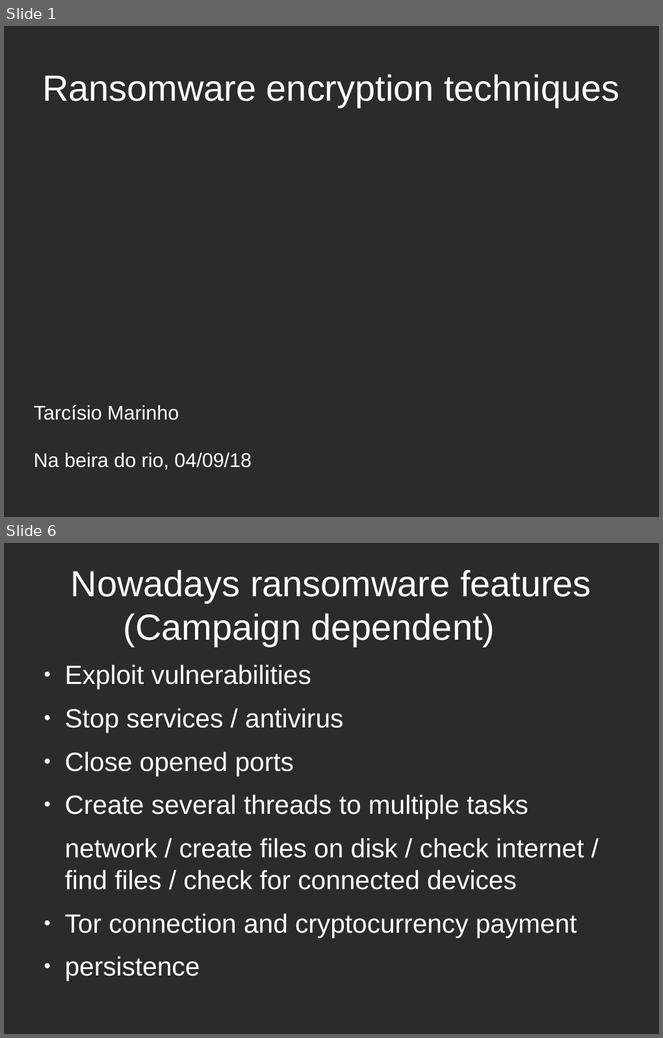
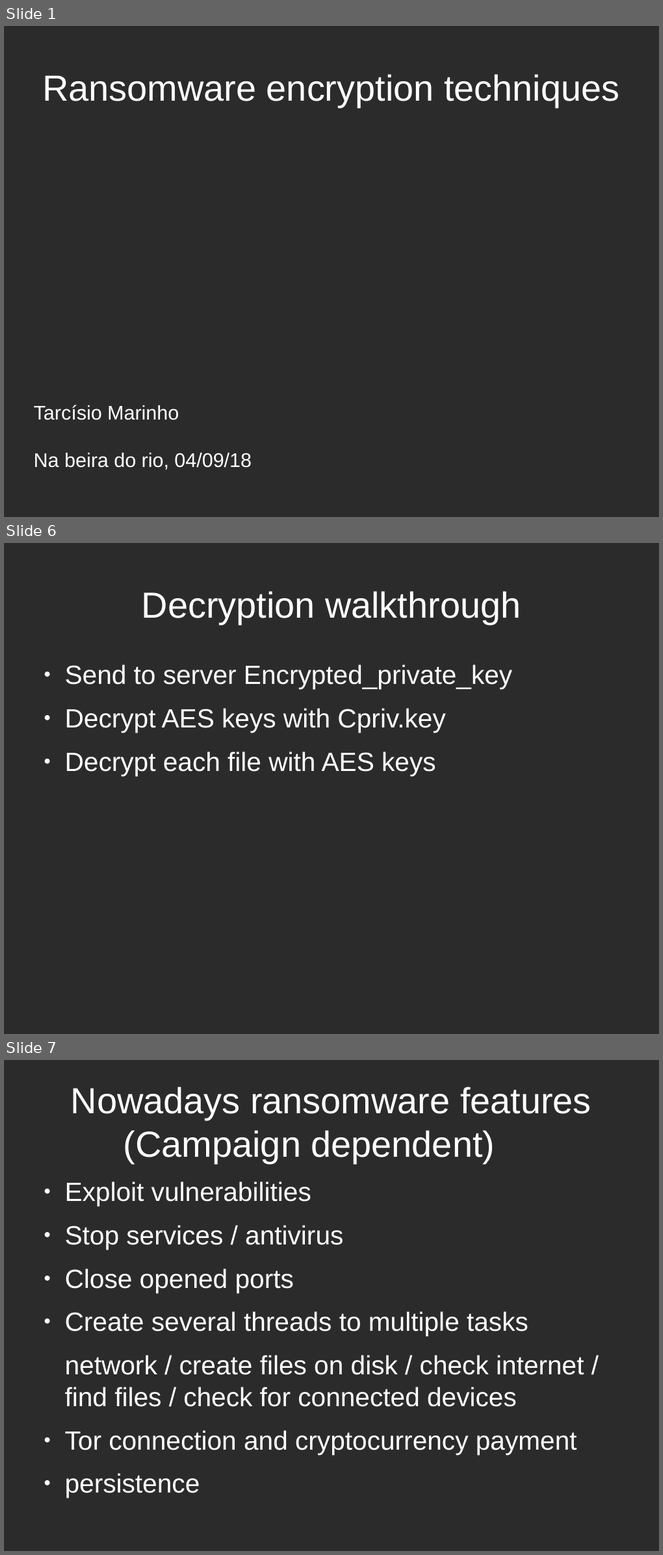
Before and after one commit to tarcisio-marinho/GonnaCry, a slide deck: Python/talk/na_beira_do_rio.odp. Shown one above the other, each under a label of ours: slides 1 and 6 before the commit, slides 1, 6 and 7 after it; the slides between them are not shown. The pictures are 663x1038 and 663x1555 pixels, drawn with LibreOffice and Linux fonts; fonts in the diff are those of the drawing; background and template pictures are left out; a plain dark background stands for a picture behind light text. Boxes give left, top, right and bottom in pixels: in the first picture for what was removed or moved away, otherwise in the second. Text is boxed around its words. In the diff, an @@ line names an element or a change of style, - is before the commit and + after.

```diff
--- a/Python/talk/na_beira_do_rio.odp
+++ b/Python/talk/na_beira_do_rio.odp
@@ slide 6 added at bbox=[4, 543, 659, 1034], background picture (left out) @@
@@ title added at bbox=[142, 591, 521, 624], 44 pt, text #FFFFFF @@
+Decryption walkthrough
@@ text added at bbox=[65, 665, 512, 776], 32 pt, text #FFFFFF @@
+● Send to server Encrypted_private_key
+● Decrypt AES keys with Cpriv.key
+● Decrypt each file with AES keys
@@ what was slide 6 is now slide 7 @@
```
Also in this commit, not shown: 3 slides changed, 1 other slide added, 1 slide removed, 1 other file.
